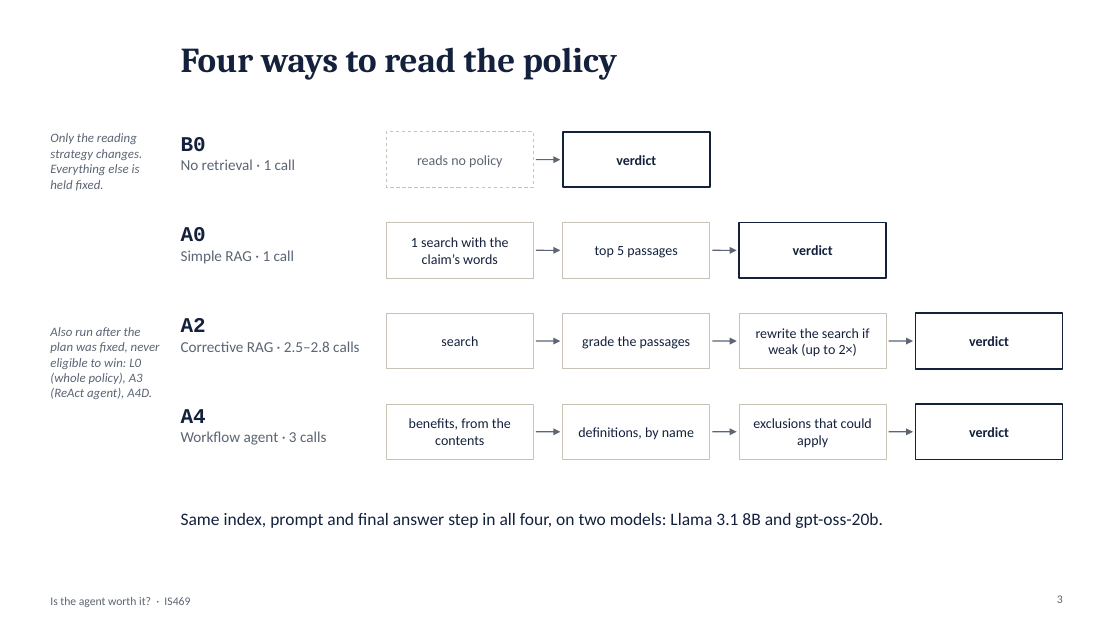
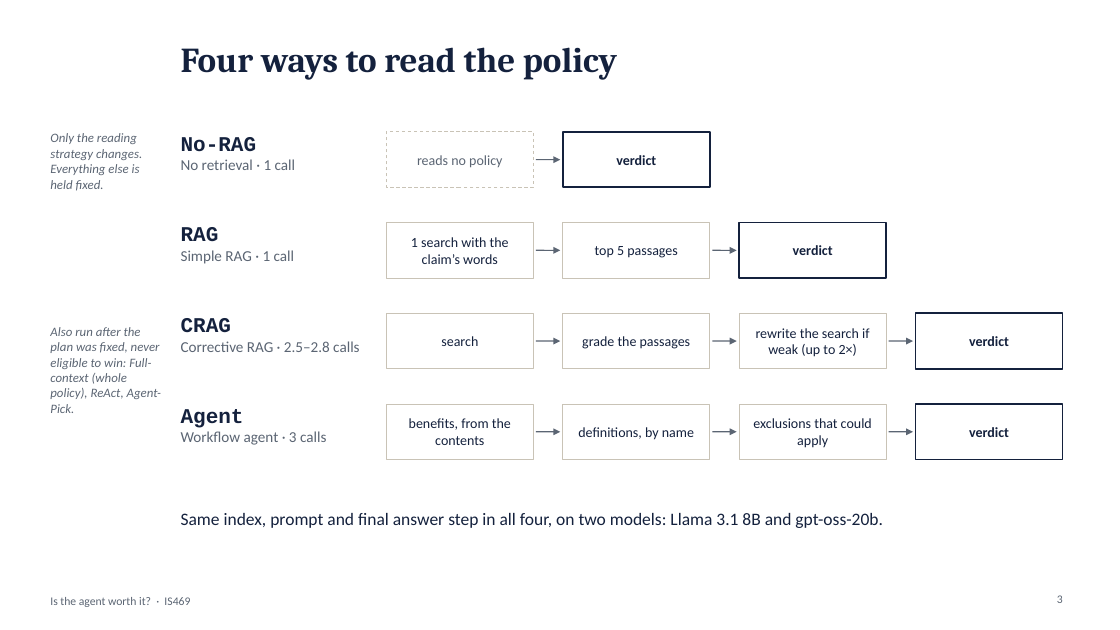
Before and after one commit to yezhan58-oss/insurance_policy_checker-rag, a slide deck: slide 3 of docs/IS469_presentation.pptx. Drawn at 1120x630 pixels with LibreOffice and Linux fonts; fonts in the diff are those of the drawing. Boxes give left, top, right and bottom in pixels: in the first picture for what was removed or moved away, otherwise in the second. Text is boxed around its words. In the diff, an @@ line names an element or a change of style, - is before the commit and + after.

Commit message:
Use setup names (Simple RAG, Workflow agent, ...) instead of codes on slides, script, demo and charts

```diff
--- a/docs/IS469_presentation.pptx
+++ b/docs/IS469_presentation.pptx
@@ text at [181,137,257,152]: text changed @@
-B0
+No-RAG
@@ text at [181,227,219,242]: text changed @@
-A0
+RAG
@@ text at [50,327,162,413]: text changed @@
-Also run after the plan was fixed, never eligible to win: L0 (whole policy), A3 (ReAct agent), A4D.
+Also run after the plan was fixed, never eligible to win: Full-context (whole policy), ReAct, Agent-Pick.
@@ text at [181,318,231,333]: text changed @@
-A2
+CRAG
@@ text at [181,409,244,428]: text changed @@
-A4
+Agent
```
Also in this commit, not shown: 6 other slides changed, 10 other files.
